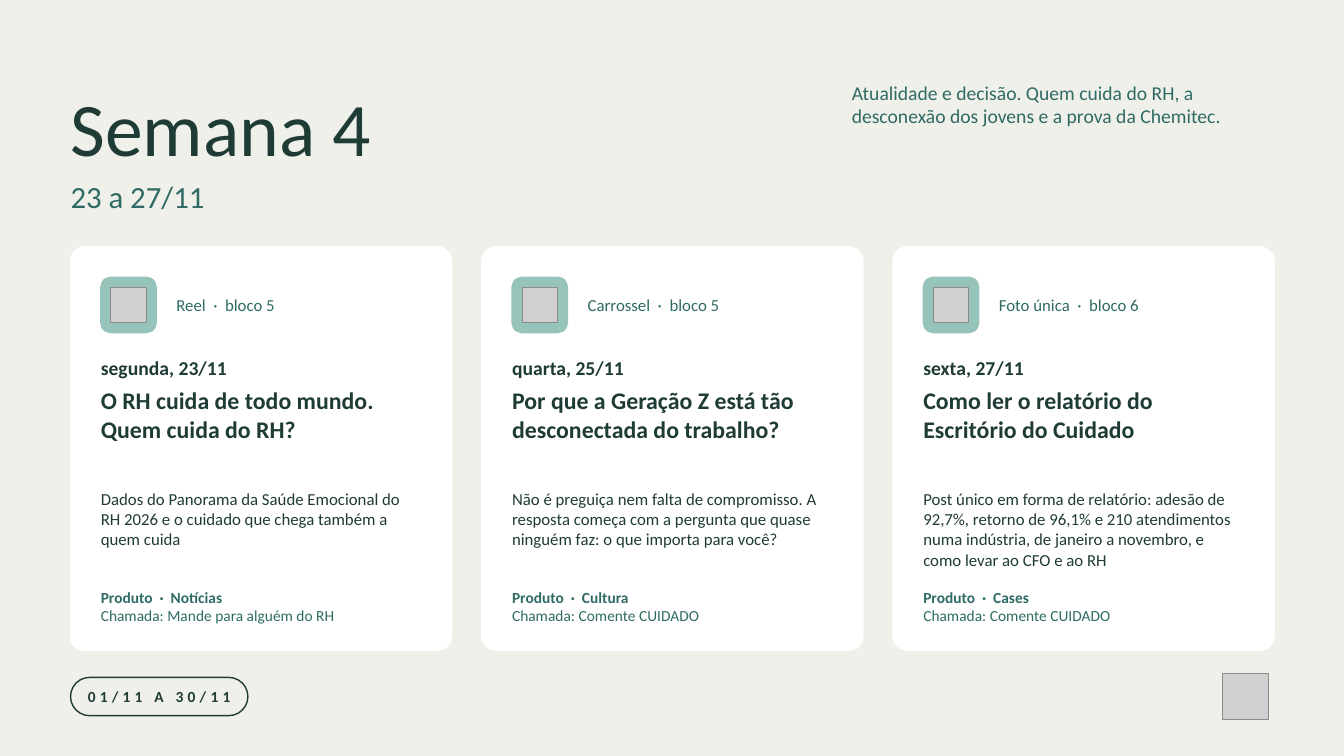
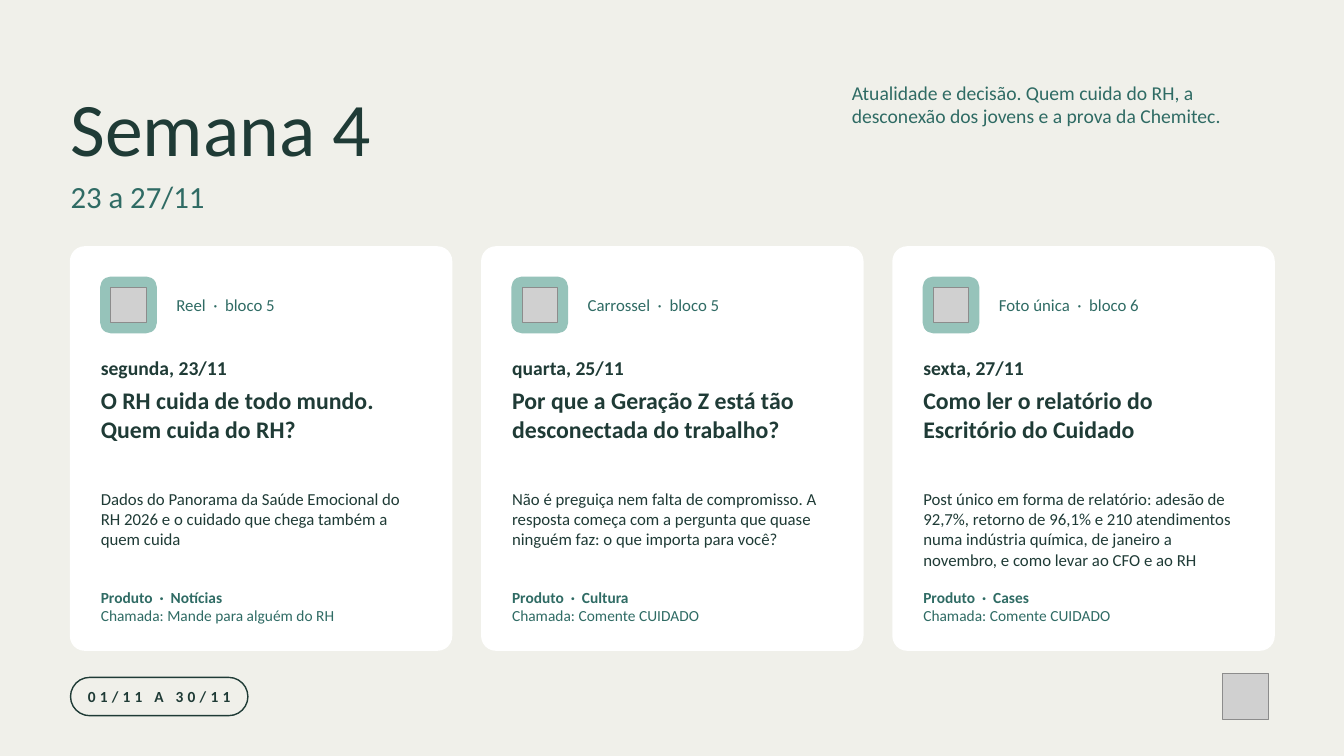
Before and after one commit to nina-rebello/comunicao-fh, a slide deck: slide 6 of marketing/calendario-novembro/Programacao_Instagram_Novembro_2026.pptx. Drawn at 1344x756 pixels with LibreOffice and Linux fonts; fonts in the diff are those of the drawing; grey boxes stand for pictures. Boxes give left, top, right and bottom in pixels: in the first picture for what was removed or moved away, otherwise in the second. Text is boxed around its words. In the diff, an @@ line names an element or a change of style, - is before the commit and + after.

```diff
--- a/marketing/calendario-novembro/Programacao_Instagram_Novembro_2026.pptx
+++ b/marketing/calendario-novembro/Programacao_Instagram_Novembro_2026.pptx
@@ text at (x1=923, y1=493, x2=1230, y2=568): text changed @@
-Post único em forma de relatório: adesão de 92,7%, retorno de 96,1% e 210 atendimentos numa indústria, de janeiro a novembro, e como levar ao CFO e ao RH
+Post único em forma de relatório: adesão de 92,7%, retorno de 96,1% e 210 atendimentos numa indústria química, de janeiro a novembro, e como levar ao CFO e ao RH
```
Also in this commit, not shown: 11 other files.
